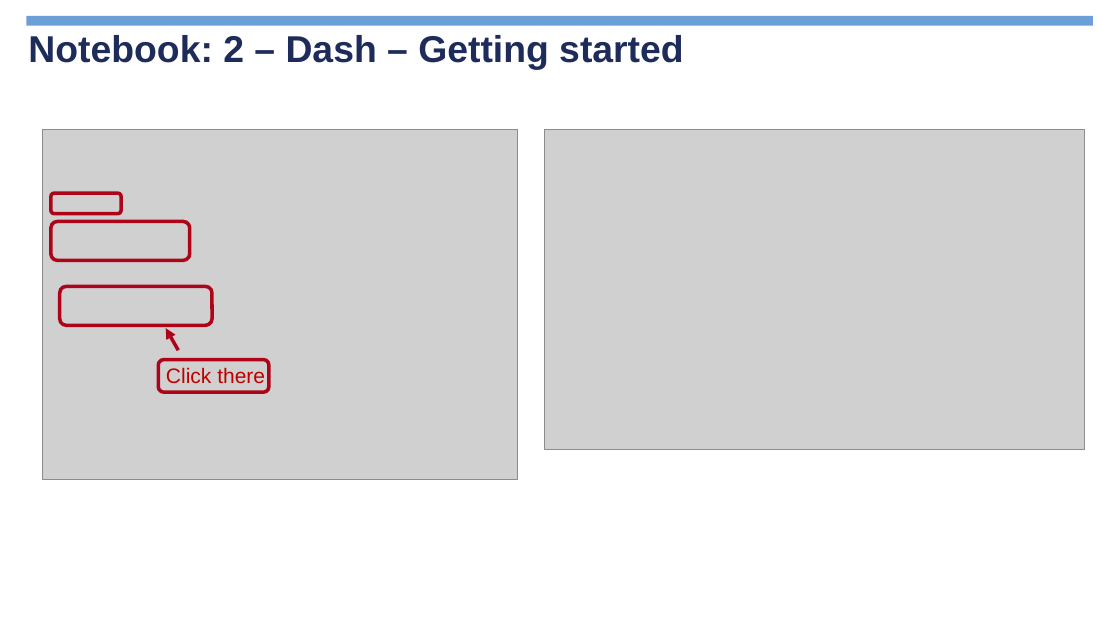
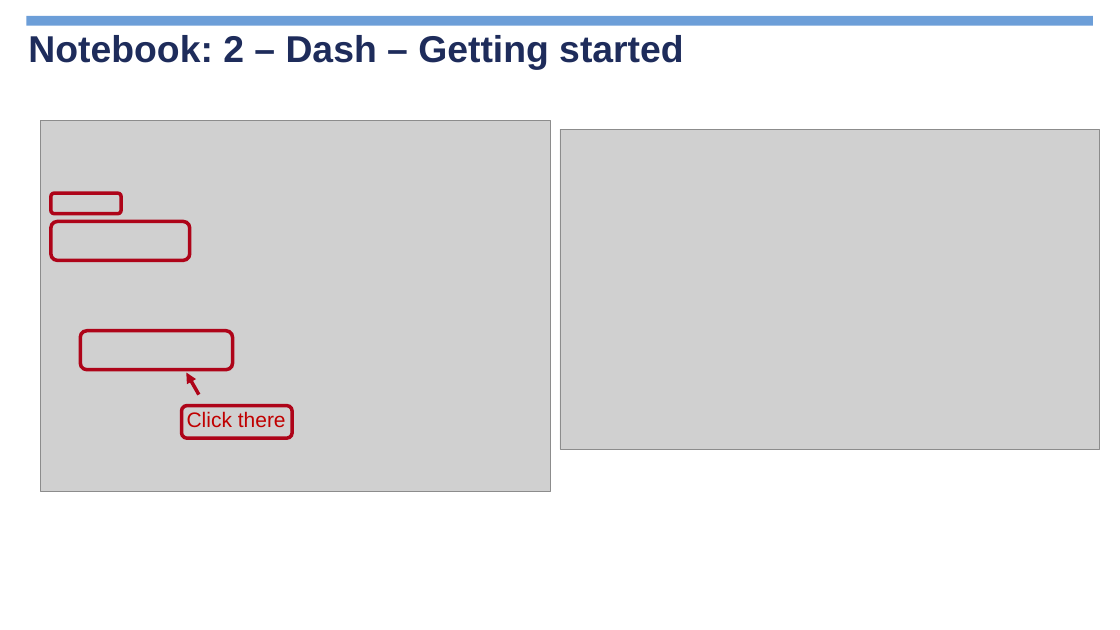
Before and after one commit to jimcody2014/Python-CDC, a slide deck: slide 16 of Dashboards/notes/Python Dashboards.pptx (slide 13 before the commit). Drawn at 1120x630 pixels with LibreOffice and Linux fonts; fonts in the diff are those of the drawing; grey boxes stand for pictures; background and template pictures are left out. Boxes give left, top, right and bottom in pixels: in the first picture for what was removed or moved away, otherwise in the second. Text is boxed around its words. In the diff, an @@ line names an element or a change of style, - is before the commit and + after.

```diff
--- a/Dashboards/notes/Python Dashboards.pptx
+++ b/Dashboards/notes/Python Dashboards.pptx
@@ picture resized from (x1=42, y1=129, x2=518, y2=480) to (x1=40, y1=120, x2=550, y2=491) @@
@@ picture moved from (x1=545, y1=129, x2=1086, y2=450) to (x1=560, y1=129, x2=1101, y2=450) @@
@@ 1 text, 1 rounded rectangle, 1 arrow moved together from (x1=60, y1=287, x2=265, y2=383) to (x1=81, y1=331, x2=286, y2=427) @@
@@ rounded rectangle moved from (x1=158, y1=360, x2=269, y2=392) to (x1=181, y1=406, x2=292, y2=439) @@
```
Also in this commit, not shown: 2 other slides changed, 4 slides added, 4 slides removed, 19 other files.
